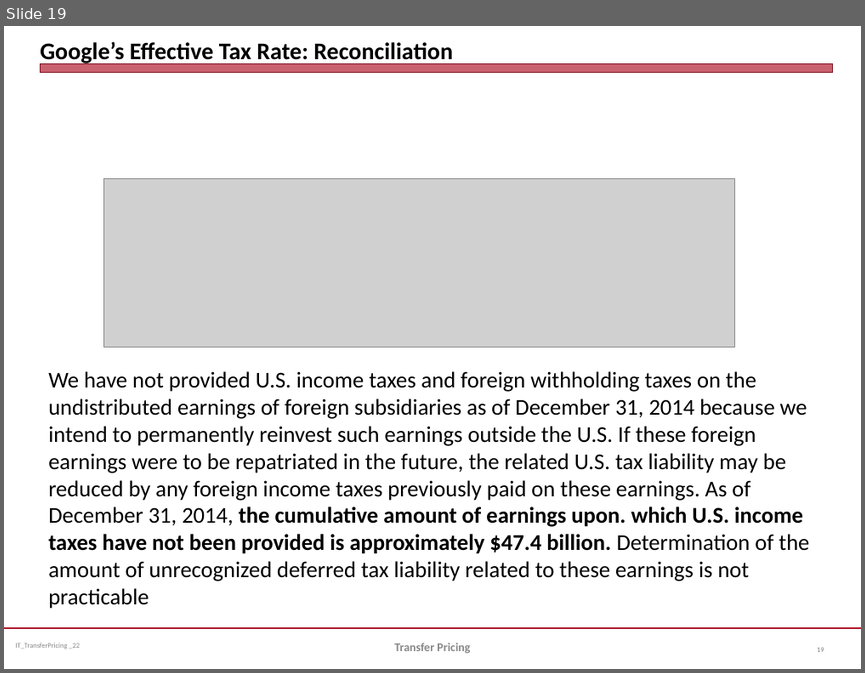
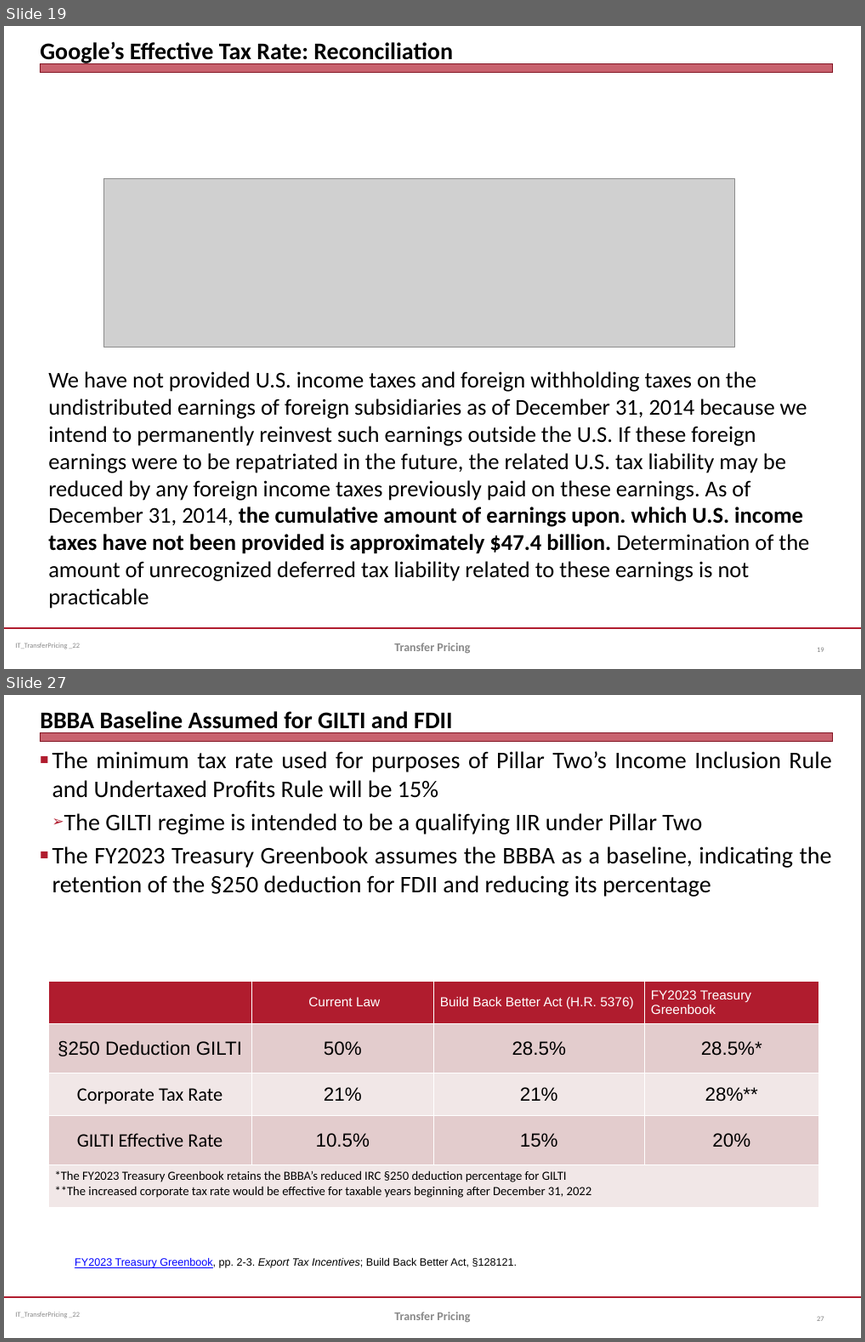
Before and after one commit to jmc877/International-Tax, a slide deck: slides/IT_TransferPricing_2022.pptx. Shown one above the other, each under a label of ours: slide 19 before the commit, slides 19 and 27 after it; the slides between them are not shown. The pictures are 865x673 and 865x1342 pixels, drawn with LibreOffice and Linux fonts; fonts in the diff are those of the drawing; grey boxes stand for pictures. Boxes give left, top, right and bottom in pixels: in the first picture for what was removed or moved away, otherwise in the second. Text is boxed around its words. In the diff, an @@ line names an element or a change of style, - is before the commit and + after.

```diff
--- a/slides/IT_TransferPricing_2022.pptx
+++ b/slides/IT_TransferPricing_2022.pptx
@@ slide 27 added at bbox=[4, 695, 861, 1338], background #FFFFFF; not listed: 3 template elements that a slide beside it also shows @@
@@ title added at bbox=[40, 711, 452, 734], 20 pt, text #000000, bold @@
+BBBA Baseline Assumed for GILTI and FDII
@@ text added at bbox=[52, 751, 832, 896], 20 pt, text #000000 @@
+■ The minimum tax rate used for purposes of Pillar Two’s Income Inclusion Rule and Undertaxed Profits Rule will be 15%
+  ➢ The GILTI regime is intended to be a qualifying IIR under Pillar Two
+■ The FY2023 Treasury Greenbook assumes the BBBA as a baseline, indicating the retention of the §250 deduction for FDII and reducing its percentage
@@ table added at bbox=[48, 981, 818, 1208], 5 rows, 4 columns @@
+ | Current Law | Build Back Better Act (H.R. 5376) | FY2023 Treasury Greenbook
+§250 Deduction GILTI | 50% | 28.5% | 28.5%*
+Corporate Tax Rate | 21% | 21% | 28%**
+GILTI Effective Rate | 10.5% | 15% | 20%
+*The FY2023 Treasury Greenbook retains the BBBA’s reduced IRC §250 deduction percentage for GILTI / **The increased corporate tax rate would be effective for taxable years beginning after December 31, 2022 |  |  | 
@@ text added at bbox=[75, 1258, 517, 1268], 9 pt, text #000000 @@
+FY2023 Treasury Greenbook, pp. 2-3. Export Tax Incentives; Build Back Better Act, §128121.
@@ text added at bbox=[394, 1311, 470, 1321], 10 pt, text #898989, bold @@
+Transfer Pricing
@@ page number added at bbox=[817, 1315, 824, 1321], 6 pt, text #808080 @@
+27
```
Also in this commit, not shown: 3 slides changed, 2 other slides added.
